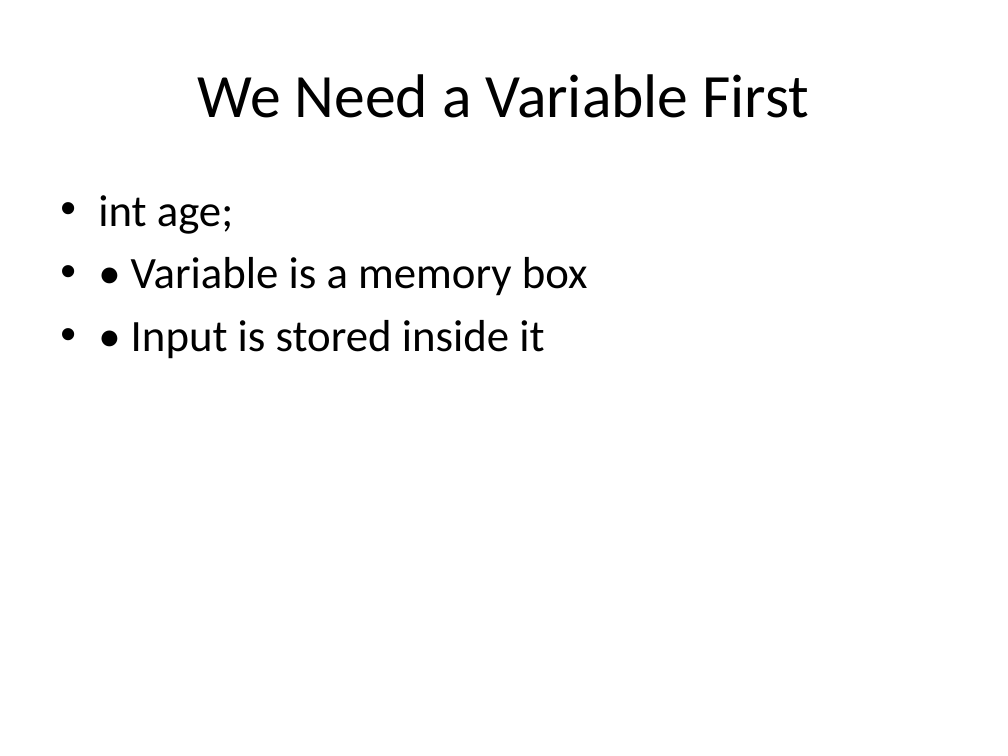
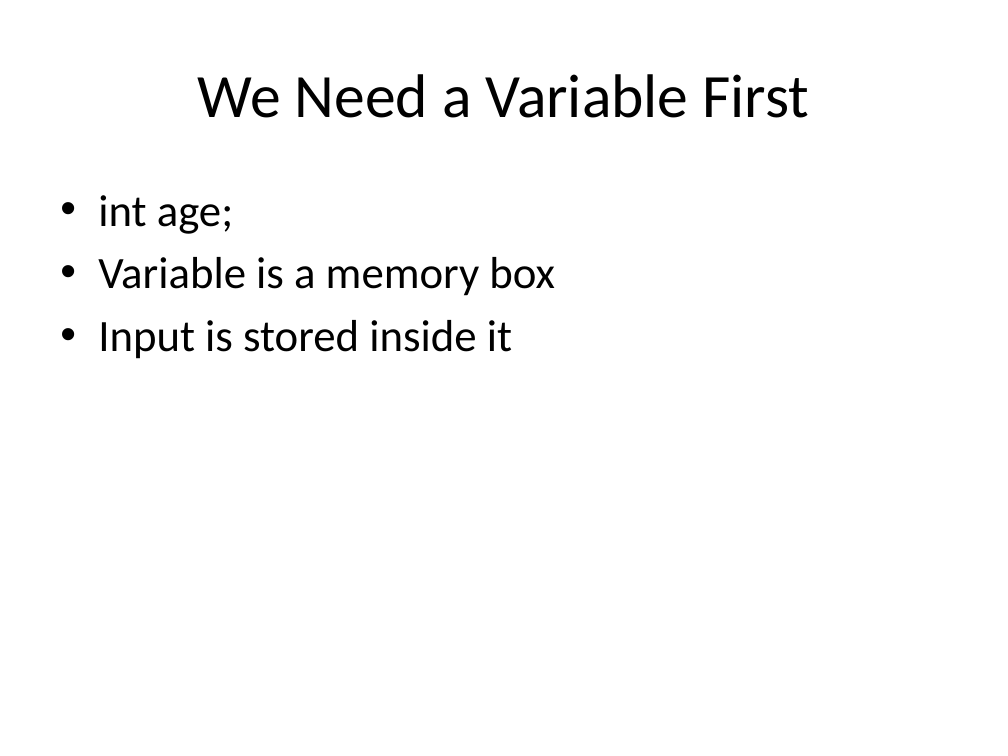
Before and after one commit to nagendra571/C, a slide deck: slide 5 of C Class/docs/Level_1__Lesson_7_scanf_Input.pptx. Drawn at 1008x756 pixels with LibreOffice and Linux fonts; fonts in the diff are those of the drawing. Boxes give left, top, right and bottom in pixels: in the first picture for what was removed or moved away, otherwise in the second. Text is boxed around its words. In the diff, an @@ line names an element or a change of style, - is before the commit and + after.

```diff
--- a/C Class/docs/Level_1__Lesson_7_scanf_Input.pptx
+++ b/C Class/docs/Level_1__Lesson_7_scanf_Input.pptx
@@ text at bbox=[98, 257, 555, 359]: text changed @@
-• • Variable is a memory box
-• • Input is stored inside it
+• Variable is a memory box
+• Input is stored inside it
```
Also in this commit, not shown: 7 other slides changed, 3 other files.
